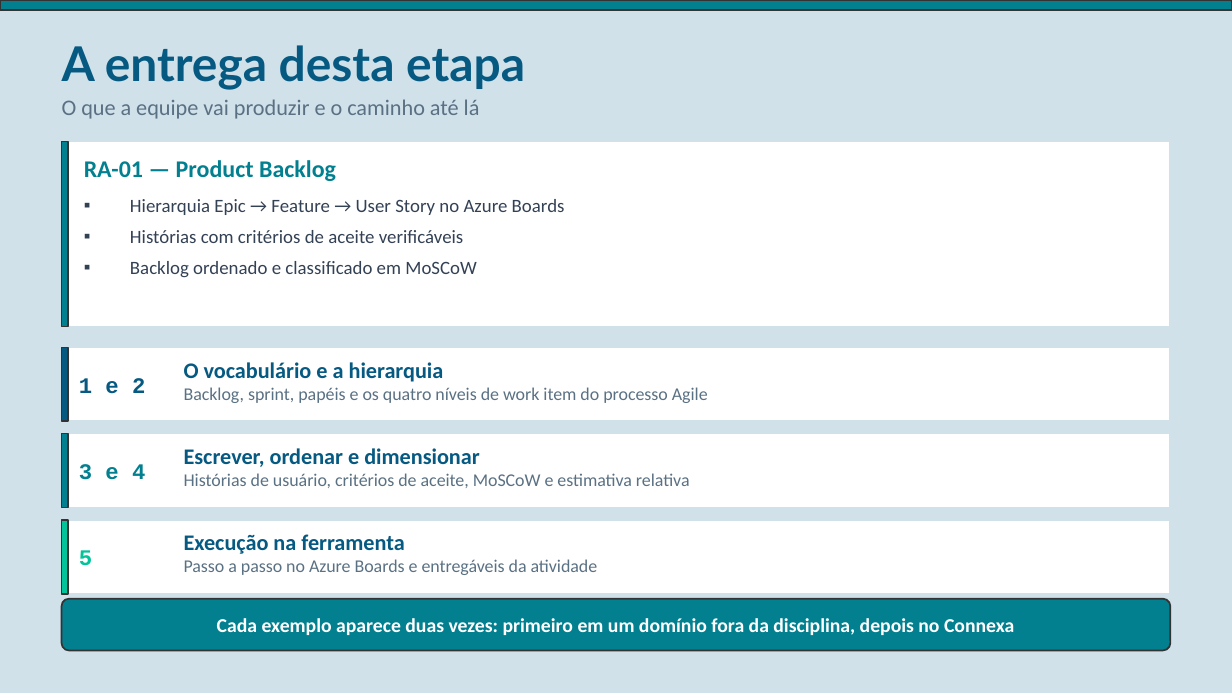
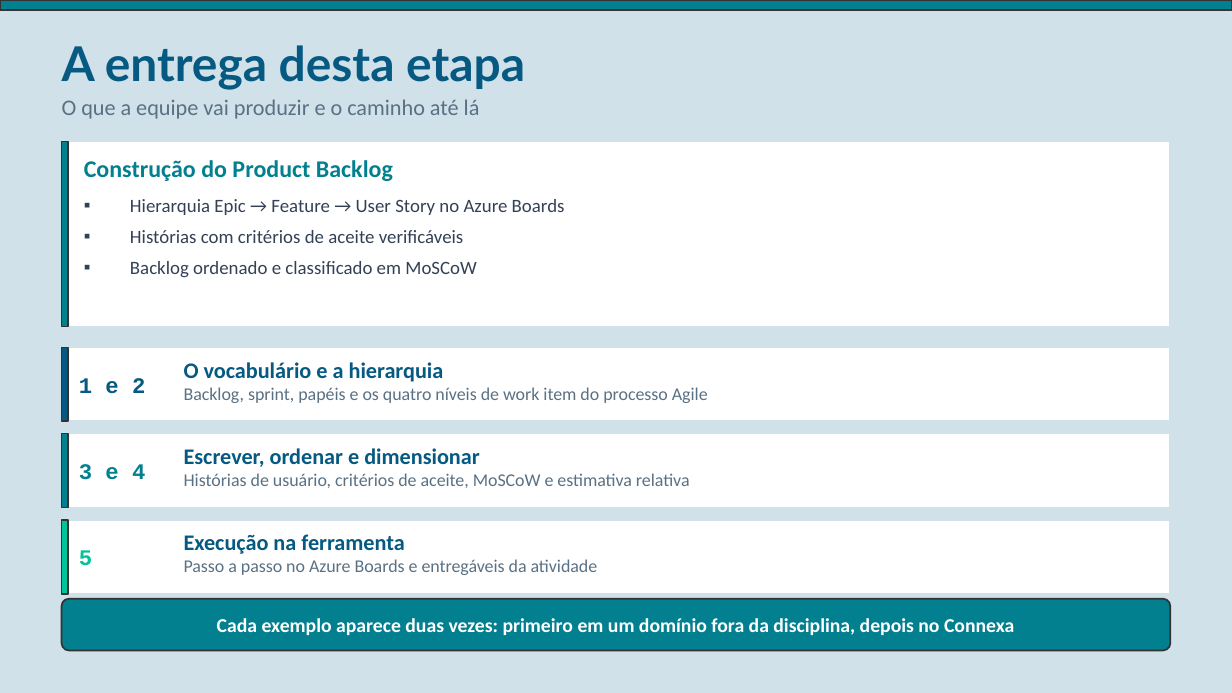
Before and after one commit to EngenhariaSoftwareAtual/atividade-requisitos-connexa, a slide deck: slide 2 of Azure_Boards_Product_Backlog.pptx. Drawn at 1232x693 pixels with LibreOffice and Linux fonts; fonts in the diff are those of the drawing. Boxes give left, top, right and bottom in pixels: in the first picture for what was removed or moved away, otherwise in the second. Text is boxed around its words. In the diff, an @@ line names an element or a change of style, - is before the commit and + after.

```diff
--- a/Azure_Boards_Product_Backlog.pptx
+++ b/Azure_Boards_Product_Backlog.pptx
@@ text at (84, 160, 393, 181): text changed @@
-RA-01 — Product Backlog
+Construção do Product Backlog
```
Also in this commit, not shown: 8 other slides changed, 4 other files.
